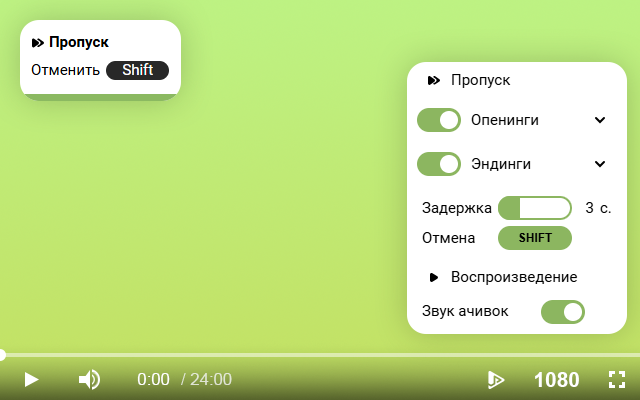
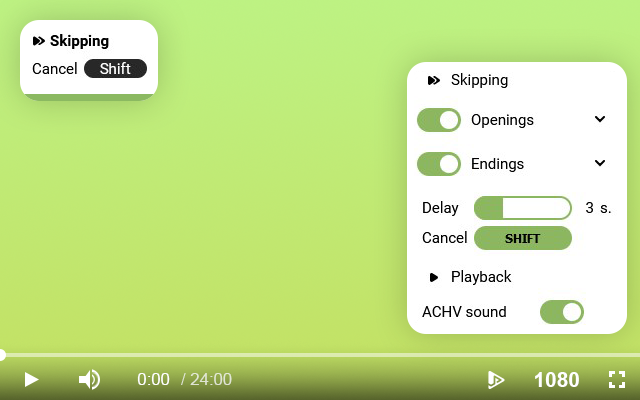
Two versions of the same layered image (640 x 400). Layer-by-layer changes:
hid group "settings-ru" (2 layers) over [414, 71, 617, 325]
showed group "settings" (2 layers) over [414, 71, 617, 325]
hid group "skipping-ru" (3 layers) over [30, 20, 181, 101]
showed group "skipping" (3 layers) over [30, 20, 158, 101]
painted on "Rectangle 1" over [30, 0, 617, 325]
